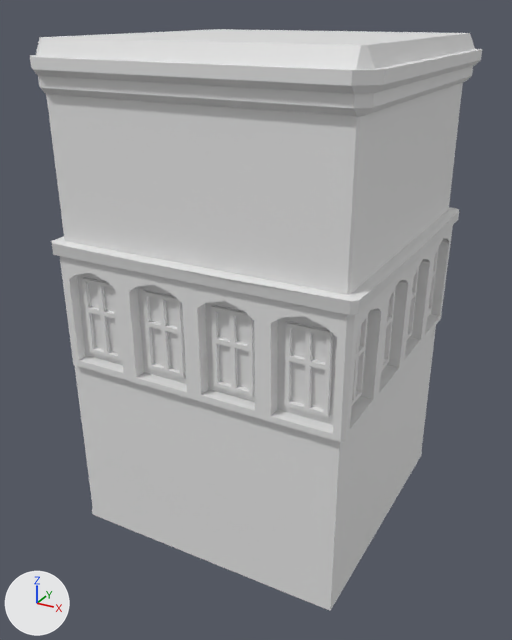
What one commit did to the FBX model Assets/3D/Buildings/Models/Building5.fbx.
One viewpoint serves both versions: a 50 mm camera at (4.01, -7.93, 6.49) aimed at (-0.1, -0.45, 2.76). Lighting does not change. The marker at lower left points along +X, +Y and +Z.

The first picture shows 'Building5'.
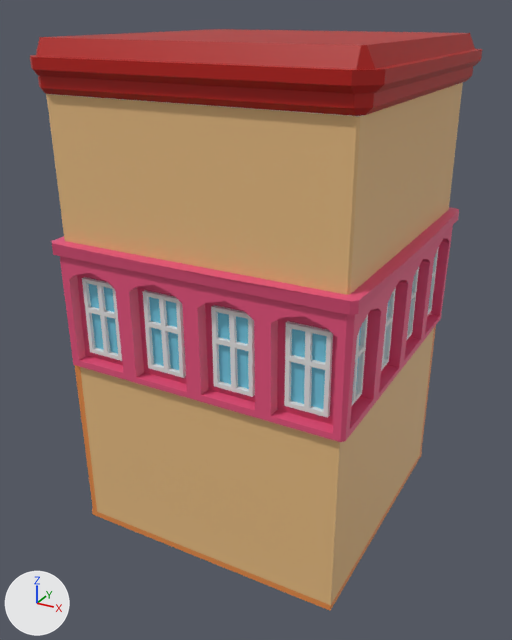
Pixel boxes (x1, y1, x2, y2) of what changed, in the pictures (512 x 640 px):
part 1 of me_plane_015, built on
    both: (60, 226, 453, 442)
part 2 of me_plane_015, recoloured
    both: (46, 83, 463, 605)
part 3 of me_plane_015, recoloured (white to orange)
    both: (74, 326, 436, 611)
part 4 of me_plane_015, recoloured (white to pink)
    both: (52, 207, 459, 442)
part 5 of me_plane_015, recoloured (white to red)
    both: (30, 29, 482, 116)

The change, as a list of edits to the scene's bpy script:
```text
Add mat_wall:
    mat_wall = principled_material('Wall')
    mat_wall.base_color = (0.8, 0.502, 0.22)  # beige #e7bc81
Add mat_windows:
    mat_windows = principled_material('Windows')
    mat_windows.base_color = (0.178, 0.599, 0.8)  # cyan #75cbe7
Add mat_roof:
    mat_roof = principled_material('Roof')
    mat_roof.base_color = (0.454, 0.00351, 0.0)  # red #b40c00
Add mat_material_004:
    mat_material_004 = principled_material('Material.004')
    mat_material_004.base_color = (0.224, 0.219, 0.8)  # blue #8281e7
Add mat_material_001:
    mat_material_001 = principled_material('Material.001')
    mat_material_001.base_color = (0.8, 0.264, 0.0616)  # orange #e78c46
Add mat_material_002:
    mat_material_002 = principled_material('Material.002')
    mat_material_002.base_color = (0.8, 0.0853, 0.208)  # pink #e7527e
Add mat_material_003:
    mat_material_003 = principled_material('Material.003')
    mat_material_003.base_color = (0.8, 0.347, 0.133)  # orange #e79f66
Change me_plane_015:
    used by ob_building5; location = (0.0, 0.0, 0.0)
    remove me_plane_015.from_pydata(...)  # 2372 vertices, 2481 faces; spans x -2.0..1.96, y -2.21..1.75, z 0.02..6.22
    add me_plane_015.from_pydata(...)  # 2636 vertices, 2745 faces; spans x -2.0..1.96, y -2.21..1.75, z 0.02..6.22
    me_plane_015 part 1
    132 faces are deleted
    7 vertices are added at x -1.74..1.7, y -1.96..1.47, z 2.6..3.54
    55 new vertices lie (0.0, 0.0, 0.1) away from vertices in x -1.85..1.83, y -2.09..1.6, z 2.5
    55 new vertices lie (0.0, 0.0, 0.12) away from vertices in x -1.85..1.83, y -2.09..1.6, z 2.48
    28 new vertices lie (0.0, 0.01, 0.94) away from vertices in x -1.72..1.68, y 1.44..1.6, z 2.6
    26 new vertices lie (0.0, -0.01, 0.94) away from vertices in x -1.71..1.7, y -2.09..-1.93, z 2.6
    19 new vertices lie (0.02, 0.0, 0.94) away from vertices in x 1.67, y -1.94..1.34, z 2.6
    18 new vertices lie (-0.01, 0.0, 0.94) away from vertices in x -1.7, y -1.96..1.34, z 2.6
    15 new vertices lie (0.0, 0.0, -0.33) away from vertices in x -1.87..1.79, y -2.1..1.61, z 3.87
    15 new vertices lie (0.0, 0.0, 0.19) away from vertices in x -1.85..1.83, y -2.04..1.6, z 2.41
    13 new vertices lie (0.01, 0.0, 0.94) away from vertices in x 1.83, y -2.04..1.56, z 2.6
    8 new vertices lie (-0.02, 0.0, 0.94) away from vertices in x -1.85, y -1.96..1.45, z 2.6
    5 new vertices lie (0.0, -0.01, 0.19) away from vertices in x -1.81..1.79, y -2.08, z 2.41
    364 new faces join them, mat_material_002 (pink #e7527e)
    32 new faces join them, mat_windows (cyan #75cbe7)
    me_plane_015 part 2: 92 faces spanning x -1.83..1.77, y -2.03..1.57, z 0.1..5.66 switch from mat_building5 (white #e7e7e7) to mat_wall (beige #e7bc81)
    me_plane_015 part 3: 354 faces spanning x -1.87..1.75, y -2.01..1.61, z 0.02..2.41 switch from mat_building5 (white #e7e7e7) to mat_material_001 (orange #e78c46)
    me_plane_015 part 4: 366 faces spanning x -1.96..1.93, y -2.19..1.7, z 2.41..4.01 switch from mat_building5 (white #e7e7e7) to mat_material_002 (pink #e7527e)
    me_plane_015 part 5: 56 faces spanning x -2.0..1.96, y -2.21..1.75, z 5.66..6.22 switch from mat_building5 (white #e7e7e7) to mat_roof (red #b40b00)
    add me_plane_015.materials.append(mat_windows)  # cyan #75cbe7
    add me_plane_015.materials.append(mat_material_003)  # orange #e79f66
    add me_plane_015.materials.append(mat_material_004)  # blue #8281e7
```
